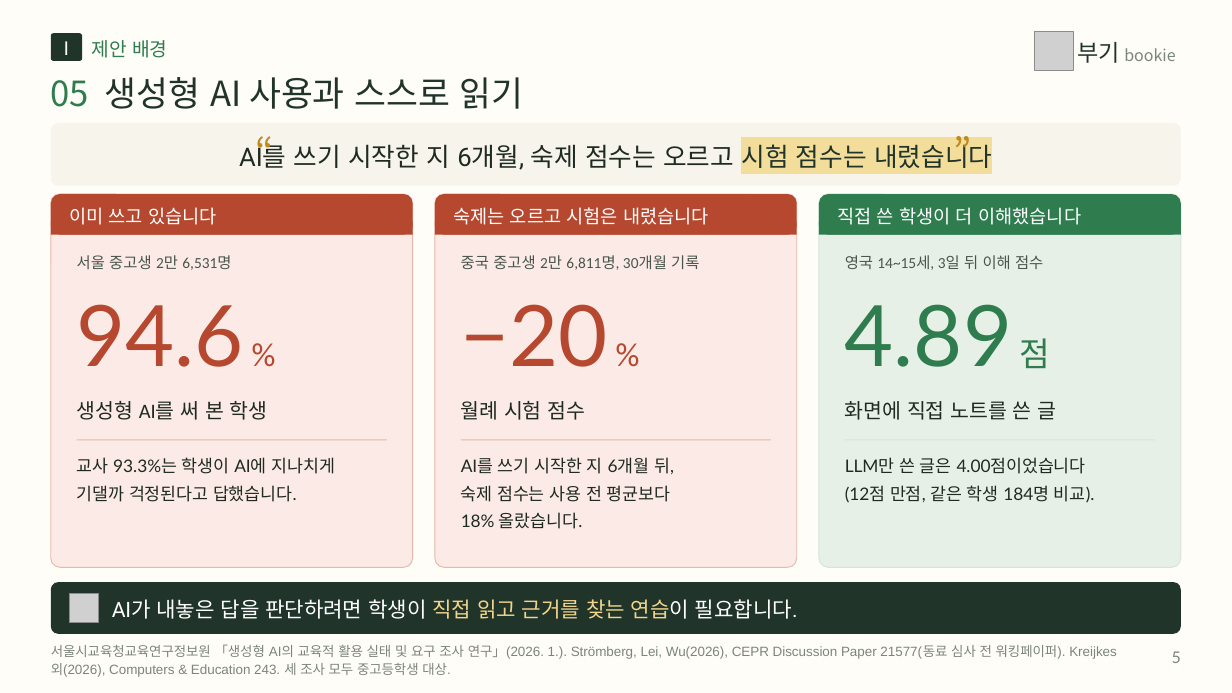
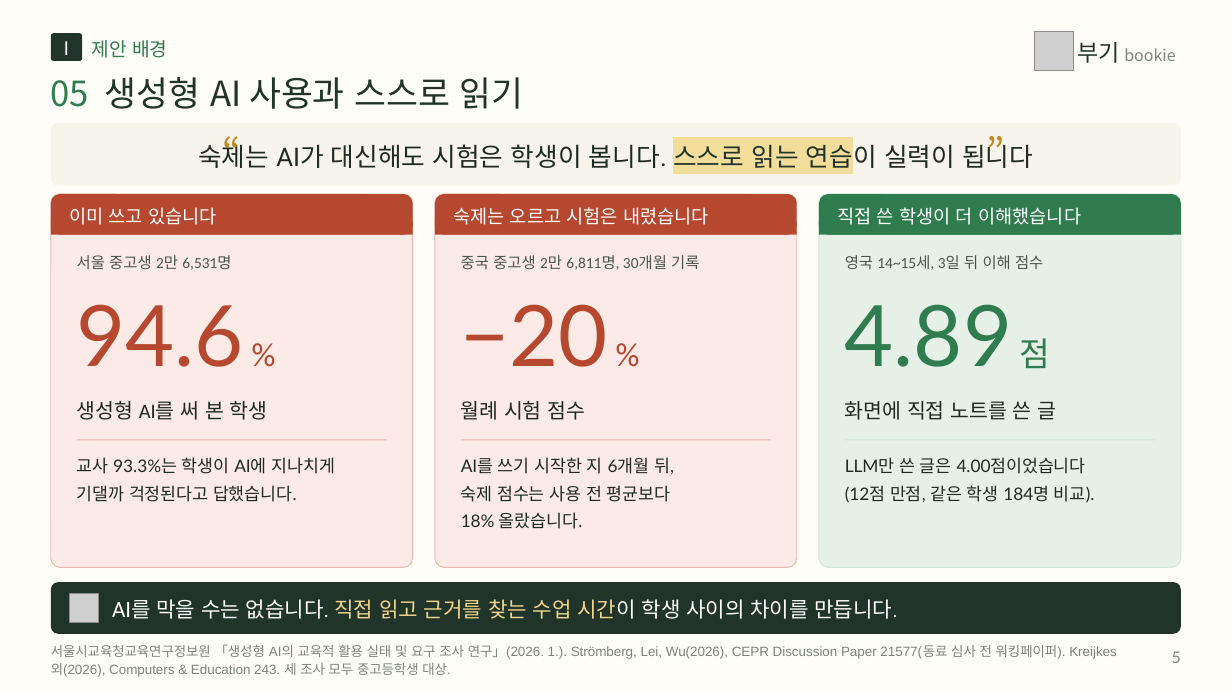
Before and after one commit to legoschool/bookie-test, a slide deck: slide 5 of promo/dl/proposal/bookie-proposal-short-20p.pptx. Drawn at 1232x693 pixels with LibreOffice and Linux fonts; fonts in the diff are those of the drawing; grey boxes stand for pictures. Boxes give left, top, right and bottom in pixels: in the first picture for what was removed or moved away, otherwise in the second. Text is boxed around its words. In the diff, an @@ line names an element or a change of style, - is before the commit and + after.

```diff
--- a/promo/dl/proposal/bookie-proposal-short-20p.pptx
+++ b/promo/dl/proposal/bookie-proposal-short-20p.pptx
@@ text "“": place and size @@
-text "“" at (228,121,274,177)
+text "“" at (195,121,241,177)
@@ text at (198,140,1033,173): text changed @@
-AI를 쓰기 시작한 지 6개월, 숙제 점수는 오르고 시험 점수는 내렸습니다
+숙제는 AI가 대신해도 시험은 학생이 봅니다. 스스로 읽는 연습이 실력이 됩니다
@@ text "”": place and size @@
-text "”" at (954,121,1000,177)
+text "”" at (987,121,1033,177)
@@ text at (112,599,898,619): text changed @@
-AI가 내놓은 답을 판단하려면 학생이 직접 읽고 근거를 찾는 연습이 필요합니다.
+AI를 막을 수는 없습니다. 직접 읽고 근거를 찾는 수업 시간이 학생 사이의 차이를 만듭니다.
```
Also in this commit, not shown: 17 other slides changed, 44 other files.
